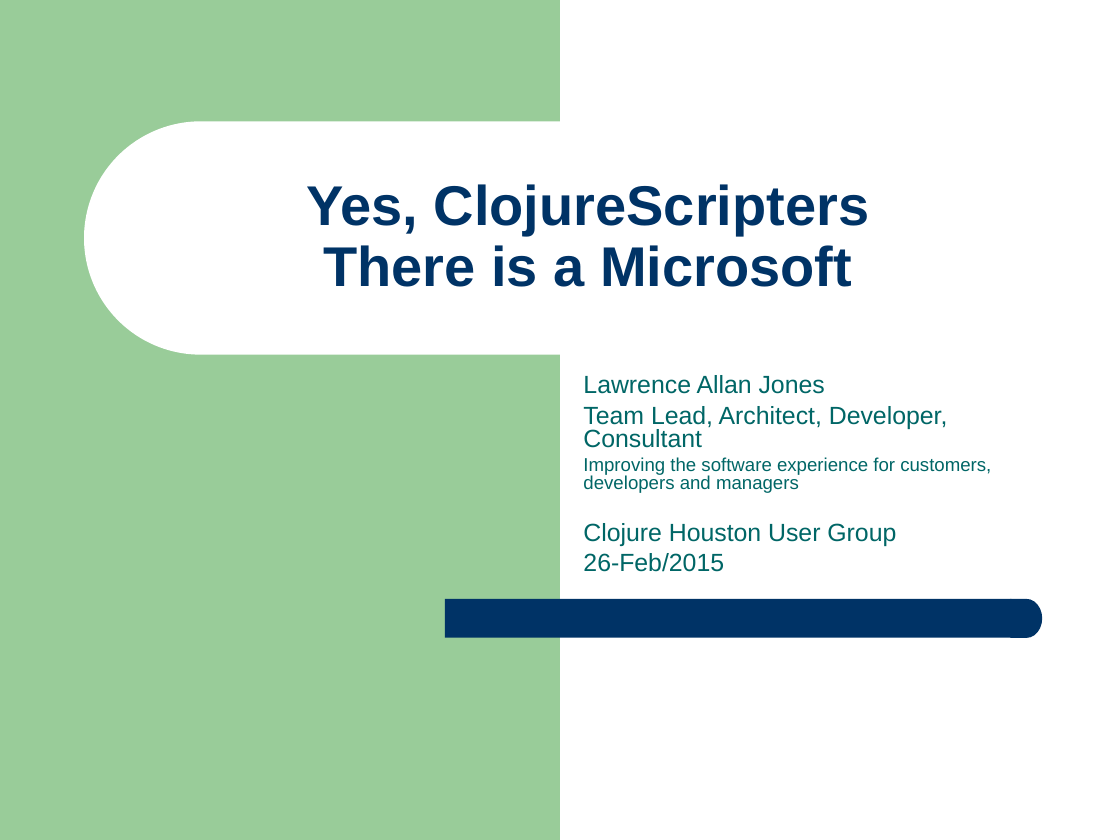
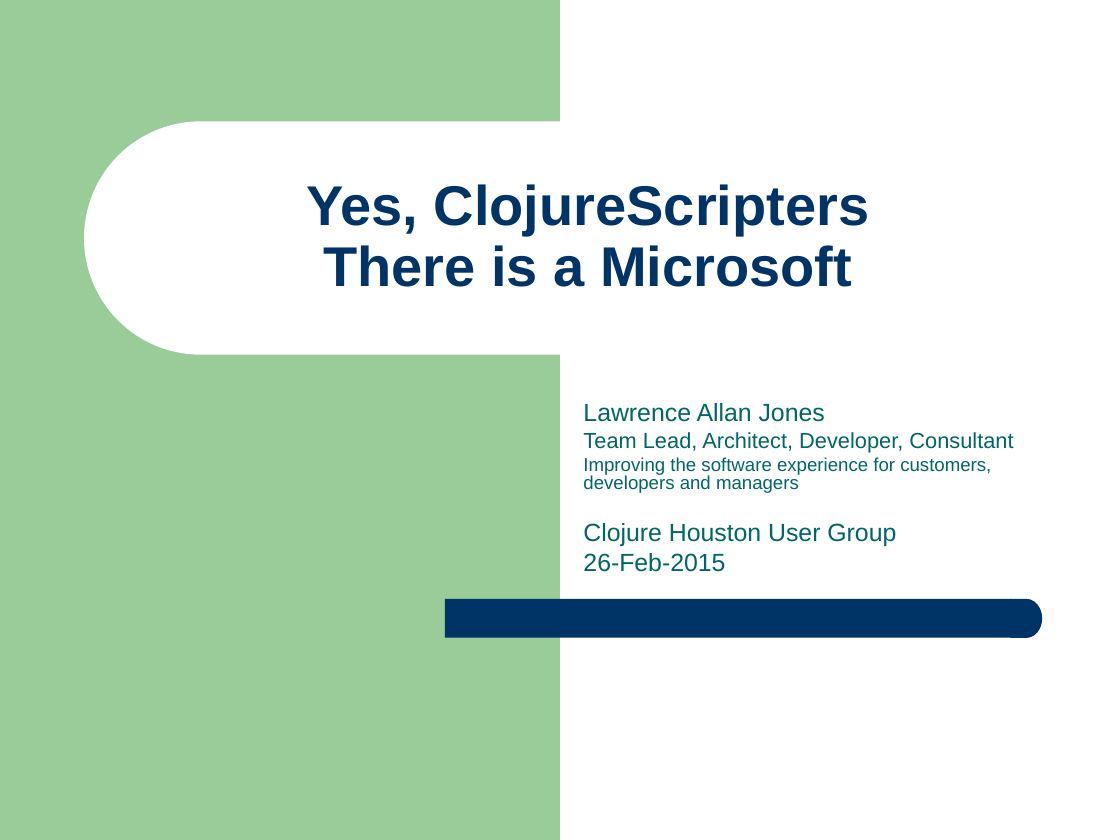
Before and after one commit to mrwizard82d1/yctiam, a slide deck: slide 1 of yctiam.ppt. Drawn at 1120x840 pixels with LibreOffice and Linux fonts; fonts in the diff are those of the drawing. Boxes give left, top, right and bottom in pixels: in the first picture for what was removed or moved away, otherwise in the second. Text is boxed around its words. In the diff, an @@ line names an element or a change of style, - is before the commit and + after.

```diff
--- a/yctiam.ppt
+++ b/yctiam.ppt
@@ subtitle at (x1=583, y1=432, x2=1013, y2=453): size 16 to 14 pt in "Team Lead, Architect, Developer, Consultant" @@
@@ subtitle at (x1=583, y1=553, x2=725, y2=572): text changed @@
-26-Feb/2015
+26-Feb-2015
```
Also in this commit, not shown: 1 other slide changed, 3 slides added.
